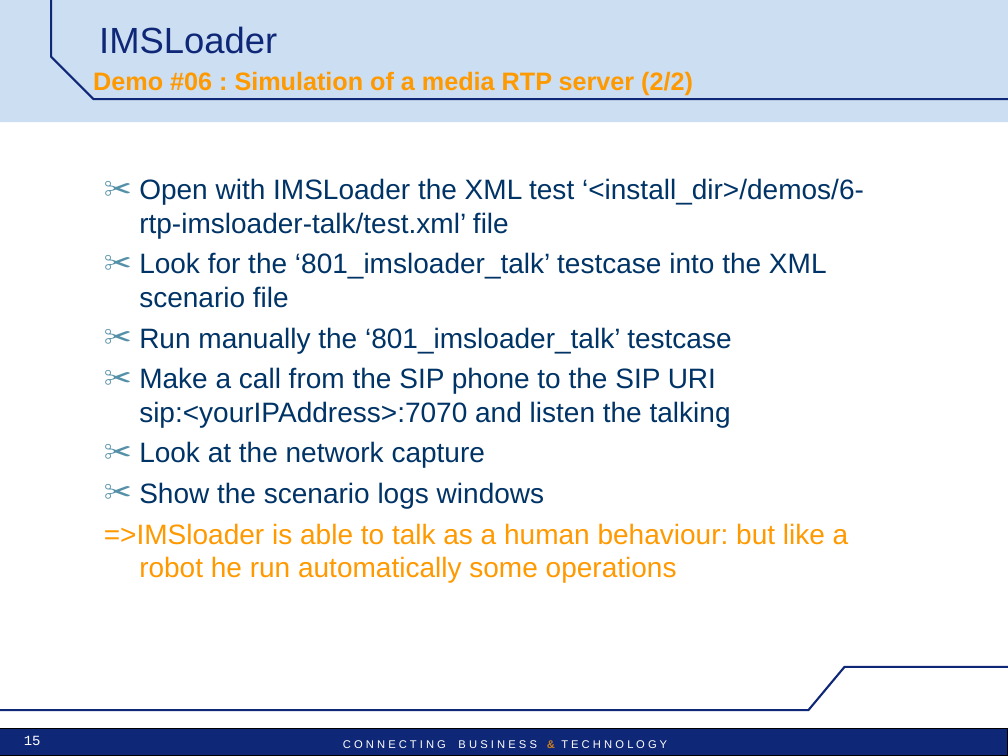
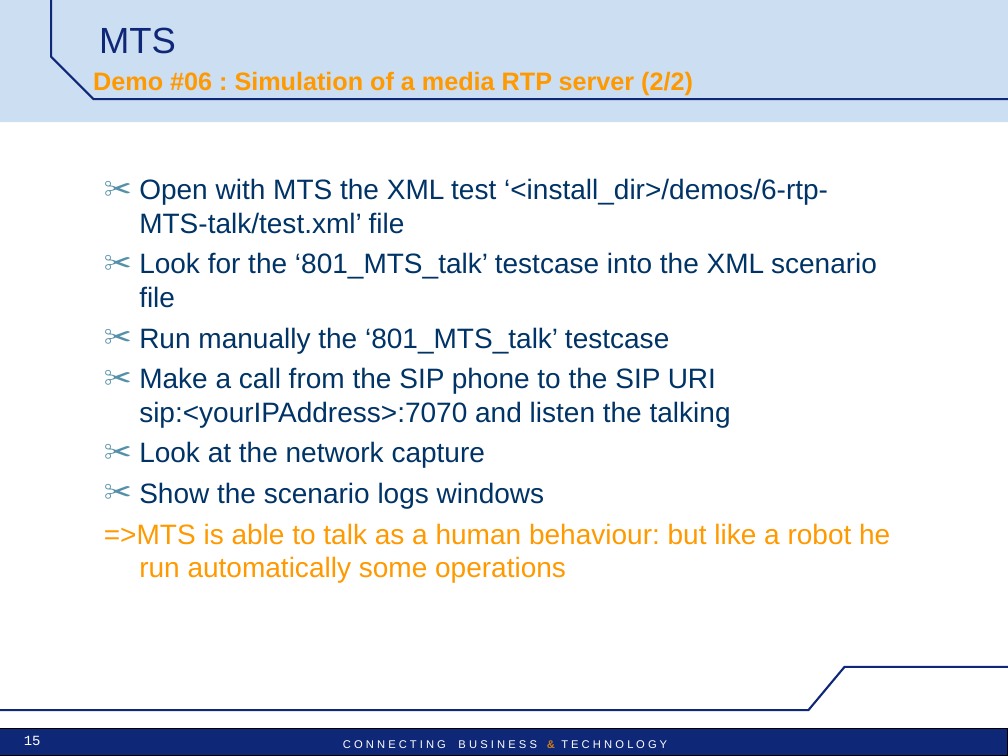
Before and after one commit to satishghiwari/mts-project, a slide deck: slide 15 of mts/src/main/doc/MTS-Pres-demos.ppt. Drawn at 1008x756 pixels with LibreOffice and Linux fonts; fonts in the diff are those of the drawing; background and template pictures are left out. Boxes give left, top, right and bottom in pixels: in the first picture for what was removed or moved away, otherwise in the second. Text is boxed around its words. In the diff, an @@ line names an element or a change of style, - is before the commit and + after.

```diff
--- a/mts/src/main/doc/MTS-Pres-demos.ppt
+++ b/mts/src/main/doc/MTS-Pres-demos.ppt
@@ title at [99,27,176,54]: text changed @@
-IMSLoader
+MTS
@@ text at [139,178,877,353]: text changed @@
-✂ Open with IMSLoader the XML test ‘<install_dir>/demos/6-rtp-imsloader-talk/test.xml’ file
-✂ Look for the ‘801_imsloader_talk’ testcase into the XML scenario file
-✂ Run manually the ‘801_imsloader_talk’ testcase
+✂ Open with MTS the XML test ‘<install_dir>/demos/6-rtp-MTS-talk/test.xml’ file
+✂ Look for the ‘801_MTS_talk’ testcase into the XML scenario file
+✂ Run manually the ‘801_MTS_talk’ testcase
@@ text at [104,523,890,582]: text changed @@
-=>IMSloader is able to talk as a human behaviour: but like a robot he run automatically some operations
+=>MTS is able to talk as a human behaviour: but like a robot he run automatically some operations
```
Also in this commit, not shown: 24 other slides changed, 35 other files.
